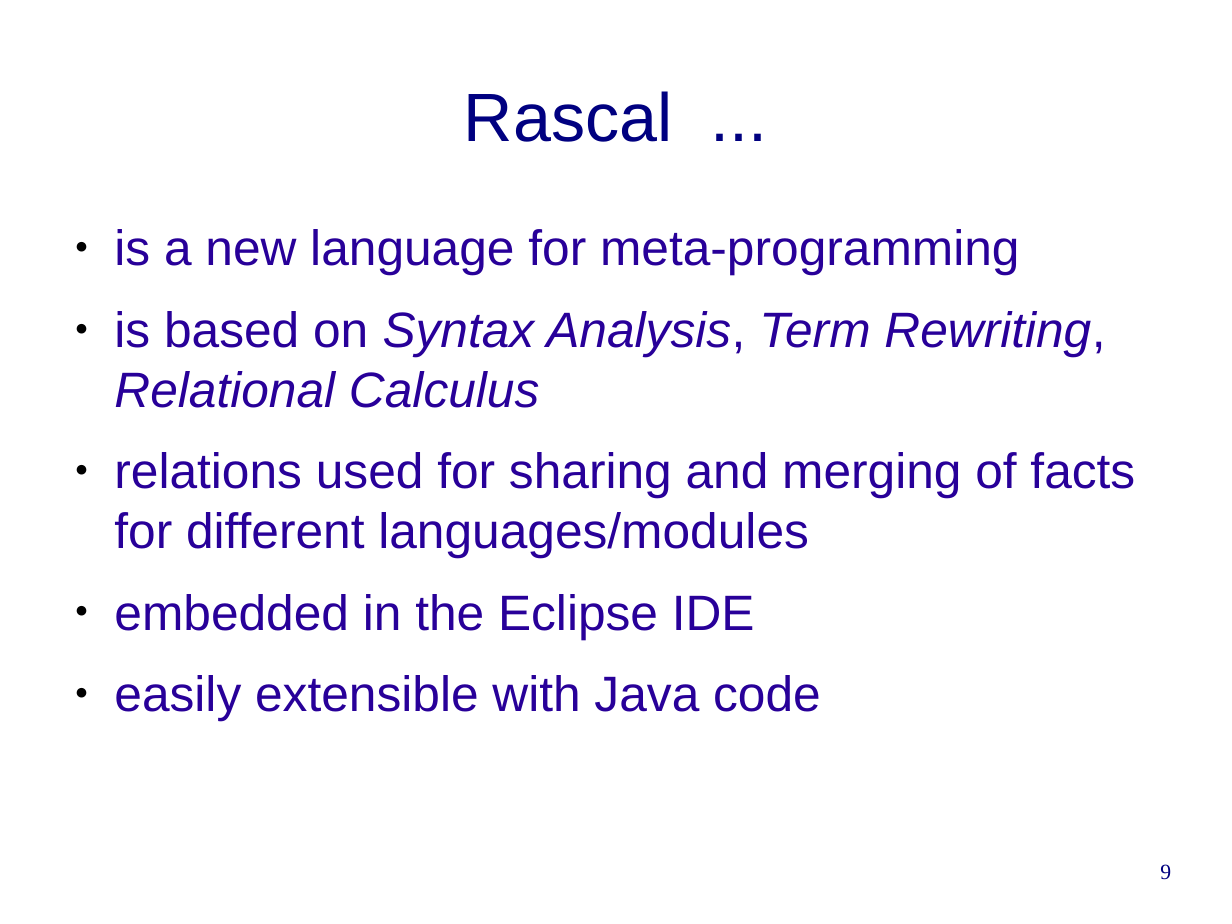
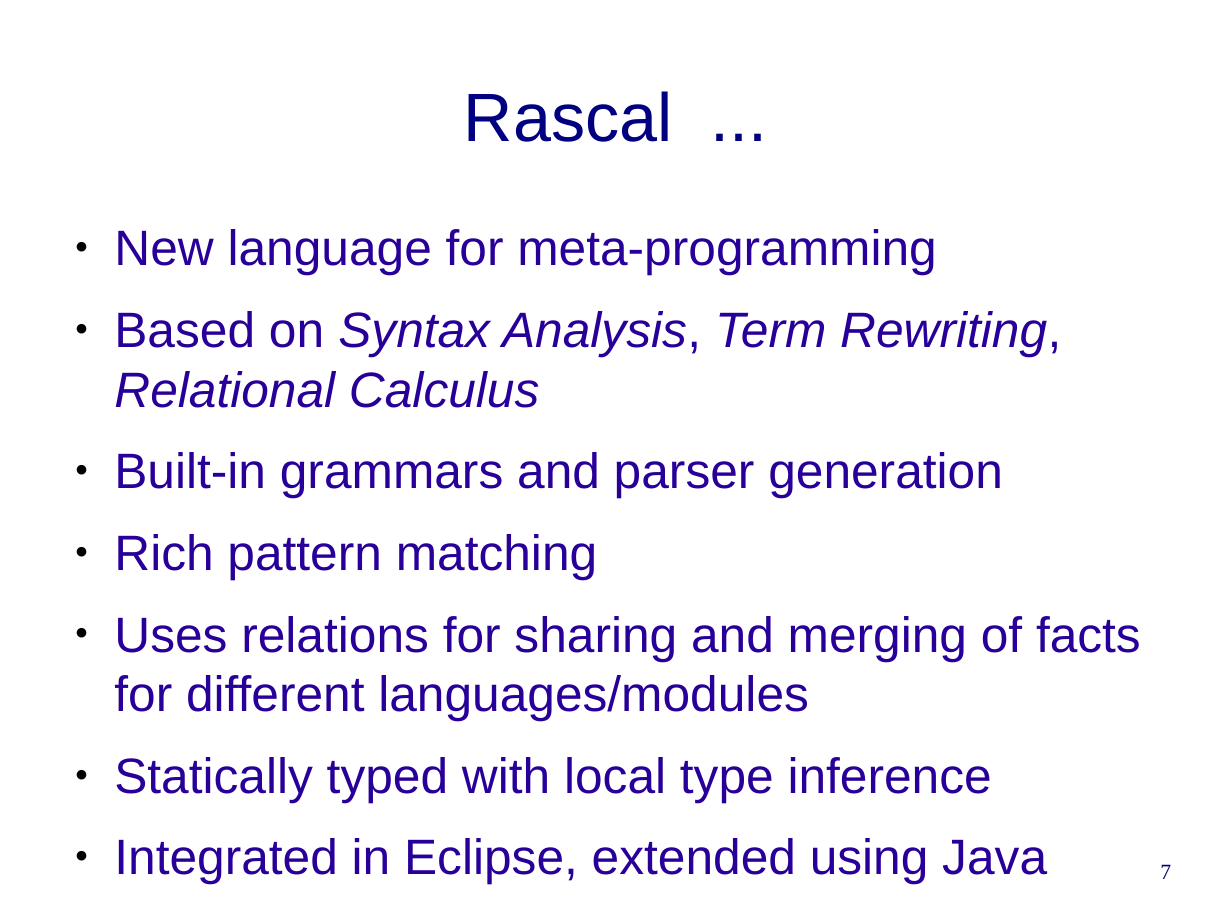
Before and after one commit to cwi-swat/rascal-course-pldi-2015, a slide deck: slide 7 of presentations/rascal-overview.odp (slide 9 before the commit). Drawn at 1232x924 pixels with LibreOffice and Linux fonts; fonts in the diff are those of the drawing; background and template pictures are left out. Boxes give left, top, right and bottom in pixels: in the first picture for what was removed or moved away, otherwise in the second. Text is boxed around its words. In the diff, an @@ line names an element or a change of style, - is before the commit and + after.

Commit message:
First version of Rascal Overview; Added a slot for HackYourJavaScript

```diff
--- a/presentations/rascal-overview.odp
+++ b/presentations/rascal-overview.odp
@@ text at [114,229,1141,884]: text changed @@
-● is a new language for meta-programming
-● is based on Syntax Analysis, Term Rewriting, Relational Calculus
-● relations used for sharing and merging of facts for different languages/modules
-● embedded in the Eclipse IDE
-● easily extensible with Java code
+● New language for meta-programming
+● Based on Syntax Analysis, Term Rewriting, Relational Calculus
+● Built-in grammars and parser generation
+● Rich pattern matching
+● Uses relations for sharing and merging of facts for different languages/modules
+● Statically typed with local type inference
+● Integrated in Eclipse, extended using Java
@@ page number at [1160,864,1171,879]: text changed @@
-9
+7
```
Also in this commit, not shown: 3 other slides changed, 2 slides added, 12 slides removed, 2 other files.
